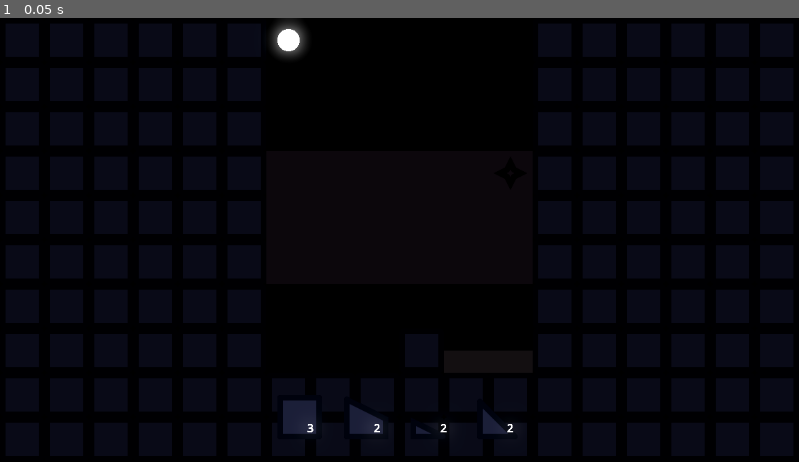
Above: before the commit, frame 1.
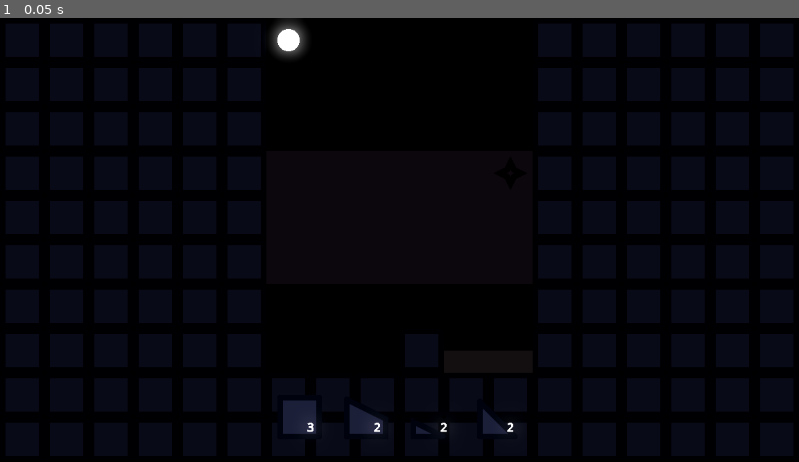
Above: after the commit, the same moment.

Repository: Username4D/dWell
Game: Godot game, scene res://scenes/gameplay_scene.tscn
Same seed, same stepped clock (60 frames per second), same inputs: the game is played once before the commit and once after it. The project has no main scene, so this scene is started directly.
Inputs:
- Up to frame 1 (0.05 s): no input

The runs differ from the first frame. In frame 1, less than 0.1% of the frame differs, in the area x 38-65%, y 90-94%.

Commit message:
added level selector bar

Diff:
--- /dev/null
+++ b/Assets/tiles_hi_res.svg
@@ -0,0 +1,17 @@
+<svg width="1024" height="1024" viewBox="0 0 1024 1024" fill="none" xmlns="http://www.w3.org/2000/svg">
+<rect x="8" y="8" width="112" height="112" fill="#0A0B13" stroke="#020306" stroke-width="16" stroke-linejoin="round"/>
+<path d="M492.686 120H392V19.3145L492.686 120Z" fill="#0A0B13" stroke="#020306" stroke-width="16" stroke-linejoin="round"/>
+<path d="M478.111 248H264V140.944L478.111 248Z" fill="#0A0B13" stroke="#020306" stroke-width="16" stroke-linejoin="round"/>
+<rect x="136" y="8" width="112" height="112" fill="#0A0B13" stroke="#020306" stroke-width="16" stroke-linejoin="round"/>
+<circle cx="320" cy="64" r="55" fill="#544A4D" stroke="#4D4247" stroke-width="18"/>
+<rect x="520" y="88" width="368" height="32" fill="#25180D" stroke="#1D1008" stroke-width="16"/>
+<rect x="948" y="84" width="24" height="40" stroke="#3E343C" stroke-width="8"/>
+<rect x="948" y="20" width="24" height="40" stroke="#3E343C" stroke-width="8"/>
+<rect x="956" y="48" width="8" height="48" fill="#463B42"/>
+<rect x="956" width="8" height="32" fill="#463B42"/>
+<rect x="956" y="112" width="8" height="16" fill="#463B42"/>
+<rect y="192" width="128" height="64" fill="#4D4247"/>
+<path d="M384 201V248" stroke="#020306" stroke-width="32"/>
+<path d="M202.037 181.963L222.111 192L202.037 202.037L192 222.111L181.963 202.037L161.889 192L181.963 181.963L192 161.889L202.037 181.963Z" stroke="#020306" stroke-width="16"/>
+<path d="M586.037 181.963L606.111 192L586.037 202.037L576 222.111L565.963 202.037L545.889 192L565.963 181.963L576 161.889L586.037 181.963Z" stroke="#F9BDFF" stroke-width="16"/>
+</svg>
--- a/project.godot
+++ b/project.godot
@@ -18,6 +18,10 @@
 
 enabled=PackedStringArray("res://addons/godot_super-wakatime/plugin.cfg")
 
+[gui]
+
+theme/default_font_multichannel_signed_distance_field=true
+
 [input]
 
 rotate={
--- /dev/null
+++ b/scenes/level_button.tscn
@@ -0,0 +1,50 @@
+[gd_scene load_steps=6 format=3 uid="uid://bab12cr1if8yf"]
+
+[ext_resource type="Texture2D" uid="uid://ddp5vh6u4ncnr" path="res://Assets/tiles_hi_res.svg" id="1_i0sit"]
+
+[sub_resource type="QuadMesh" id="QuadMesh_o8246"]
+
+[sub_resource type="QuadMesh" id="QuadMesh_hrusj"]
+
+[sub_resource type="AtlasTexture" id="AtlasTexture_6g3el"]
+atlas = ExtResource("1_i0sit")
+region = Rect2(512, 128, 128, 128)
+
+[sub_resource type="LabelSettings" id="LabelSettings_ium1h"]
+font_size = 40
+
+[node name="level_button" type="Button"]
+self_modulate = Color(1, 1, 1, 0)
+custom_minimum_size = Vector2(128, 128)
+offset_left = -64.0
+offset_top = -64.0
+offset_right = 64.0
+offset_bottom = 64.0
+
+[node name="MeshInstance2D" type="MeshInstance2D" parent="."]
+modulate = Color(0.0392157, 0.0431373, 0.0745098, 1)
+position = Vector2(64, 64)
+scale = Vector2(64, 64)
+mesh = SubResource("QuadMesh_o8246")
+
+[node name="MeshInstance2D2" type="MeshInstance2D" parent="."]
+modulate = Color(0.0745098, 0.0705882, 0.113725, 1)
+position = Vector2(64, 64)
+scale = Vector2(48, 48)
+mesh = SubResource("QuadMesh_hrusj")
+
+[node name="star" type="Sprite2D" parent="."]
+self_modulate = Color(1, 1, 1, 0.16)
+position = Vector2(64, 64)
+texture = SubResource("AtlasTexture_6g3el")
+
+[node name="label" type="Label" parent="."]
+layout_mode = 0
+offset_left = 32.0
+offset_top = 32.0
+offset_right = 96.0
+offset_bottom = 96.0
+text = "1"
+label_settings = SubResource("LabelSettings_ium1h")
+horizontal_alignment = 1
+vertical_alignment = 1
--- /dev/null
+++ b/scenes/level_selection.tscn
@@ -0,0 +1,34 @@
+[gd_scene load_steps=3 format=3 uid="uid://cv4gmq11n5fh3"]
+
+[ext_resource type="Script" uid="uid://cj220x6blsvxo" path="res://scripts/level_selection.gd" id="1_gswpo"]
+[ext_resource type="PackedScene" uid="uid://bab12cr1if8yf" path="res://scenes/level_button.tscn" id="2_3rh63"]
+
+[node name="levels" type="HBoxContainer"]
+offset_right = 1024.0
+offset_bottom = 64.0
+theme_override_constants/separation = 0
+script = ExtResource("1_gswpo")
+
+[node name="1" parent="." instance=ExtResource("2_3rh63")]
+layout_mode = 2
+
+[node name="2" parent="." instance=ExtResource("2_3rh63")]
+layout_mode = 2
+
+[node name="3" parent="." instance=ExtResource("2_3rh63")]
+layout_mode = 2
+
+[node name="4" parent="." instance=ExtResource("2_3rh63")]
+layout_mode = 2
+
+[node name="5" parent="." instance=ExtResource("2_3rh63")]
+layout_mode = 2
+
+[node name="6" parent="." instance=ExtResource("2_3rh63")]
+layout_mode = 2
+
+[node name="7" parent="." instance=ExtResource("2_3rh63")]
+layout_mode = 2
+
+[node name="8" parent="." instance=ExtResource("2_3rh63")]
+layout_mode = 2
--- a/scenes/levels/level_1.tscn
+++ b/scenes/levels/level_1.tscn
@@ -508,4 +508,4 @@
 "slope_mid": 2,
 "slope_small": 2
 }
-spawnpos = Vector2(547.4, 32)
+spawnpos = Vector2(416, 32)
--- a/scenes/star.tscn
+++ b/scenes/star.tscn
@@ -1,11 +1,11 @@
 [gd_scene load_steps=4 format=3 uid="uid://b6mf3uyscf1w8"]
 
 [ext_resource type="Script" uid="uid://d81iqrvswlcn" path="res://scripts/star.gd" id="1_j6vao"]
-[ext_resource type="Texture2D" uid="uid://baukilnn22noi" path="res://Assets/tiles.svg" id="2_ef0hr"]
+[ext_resource type="Texture2D" uid="uid://ddp5vh6u4ncnr" path="res://Assets/tiles_hi_res.svg" id="2_j6vao"]
 
 [sub_resource type="AtlasTexture" id="AtlasTexture_8d8bx"]
-atlas = ExtResource("2_ef0hr")
-region = Rect2(256, 64, 64, 64)
+atlas = ExtResource("2_j6vao")
+region = Rect2(512, 128, 128, 128)
 
 [node name="star" type="Area2D"]
 script = ExtResource("1_j6vao")
@@ -13,6 +13,7 @@
 [node name="Sprite2D" type="Sprite2D" parent="."]
 modulate = Color(0.35, 0.35, 0.35, 1)
 self_modulate = Color(2, 2, 2, 1)
+scale = Vector2(0.5, 0.5)
 texture = SubResource("AtlasTexture_8d8bx")
 
 [node name="CollisionPolygon2D" type="CollisionPolygon2D" parent="."]
--- /dev/null
+++ b/scripts/level_selection.gd
@@ -0,0 +1,12 @@
+extends HBoxContainer
+
+var max_level = 7
+var stars = [true,false,true,true,false,false,true,true]
+func _ready() -> void:
+	for i in get_children():
+		i.get_node("label").text = i.name
+		if int(i.name) -1 > max_level:
+			i.get_node("label").visible = false
+			i.self_modulate.a = 0.5
+		if stars[int(i.name) -1 ]:
+			i.get_node("star").visible = false
Not shown, added: Assets/tiles_hi_res.svg.import
Not shown, added: scripts/level_selection.gd.uid
